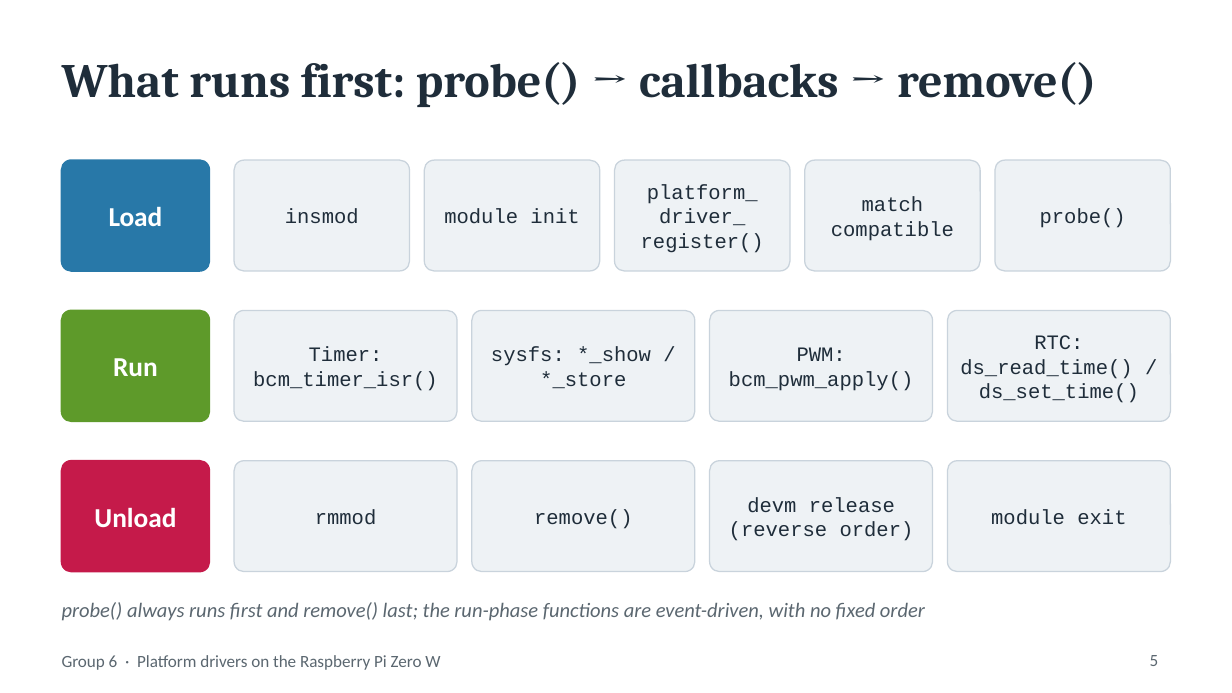
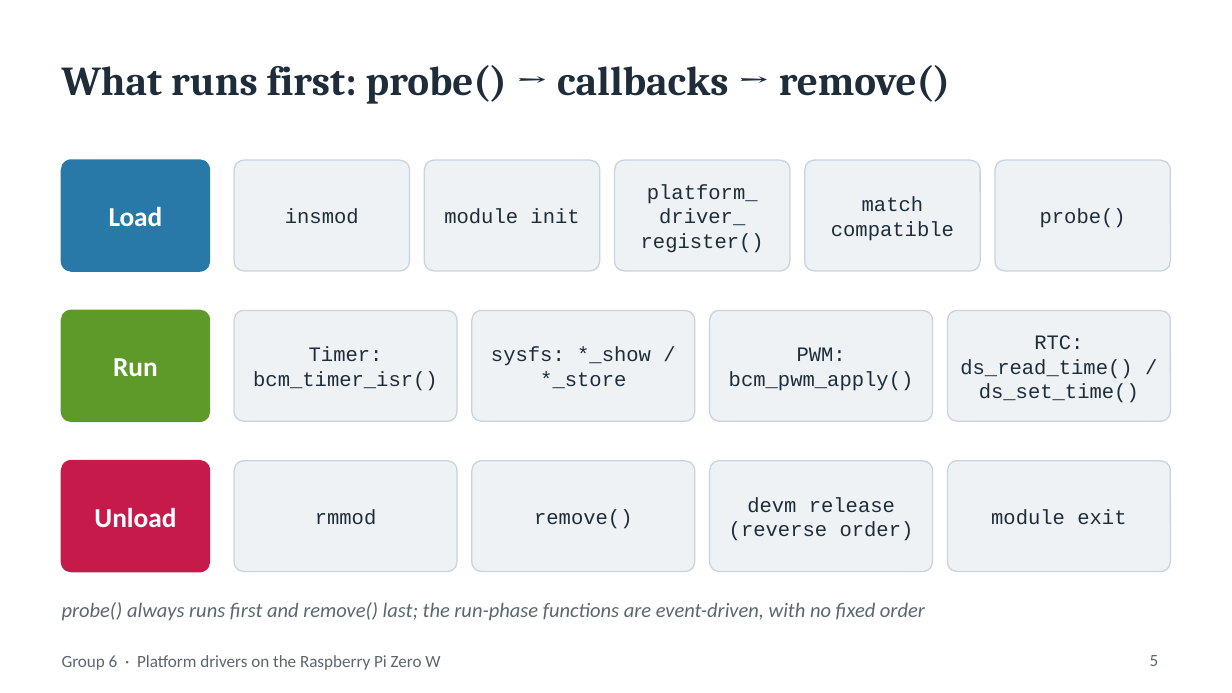
Before and after one commit to Tun-afk/Embedded-System, a slide deck: slide 5 of FinalReport/Group6_Platform_Driver_Presentation.pptx. Drawn at 1232x693 pixels with LibreOffice and Linux fonts; fonts in the diff are those of the drawing; background and template pictures are left out. Boxes give left, top, right and bottom in pixels: in the first picture for what was removed or moved away, otherwise in the second. Text is boxed around its words. In the diff, an @@ line names an element or a change of style, - is before the commit and + after.

```diff
--- a/FinalReport/Group6_Platform_Driver_Presentation.pptx
+++ b/FinalReport/Group6_Platform_Driver_Presentation.pptx
@@ title "What runs first: probe() → ..." at (62,65,950,104): size 28 to 24 pt @@
```
Also in this commit, not shown: 2 other slides changed.
